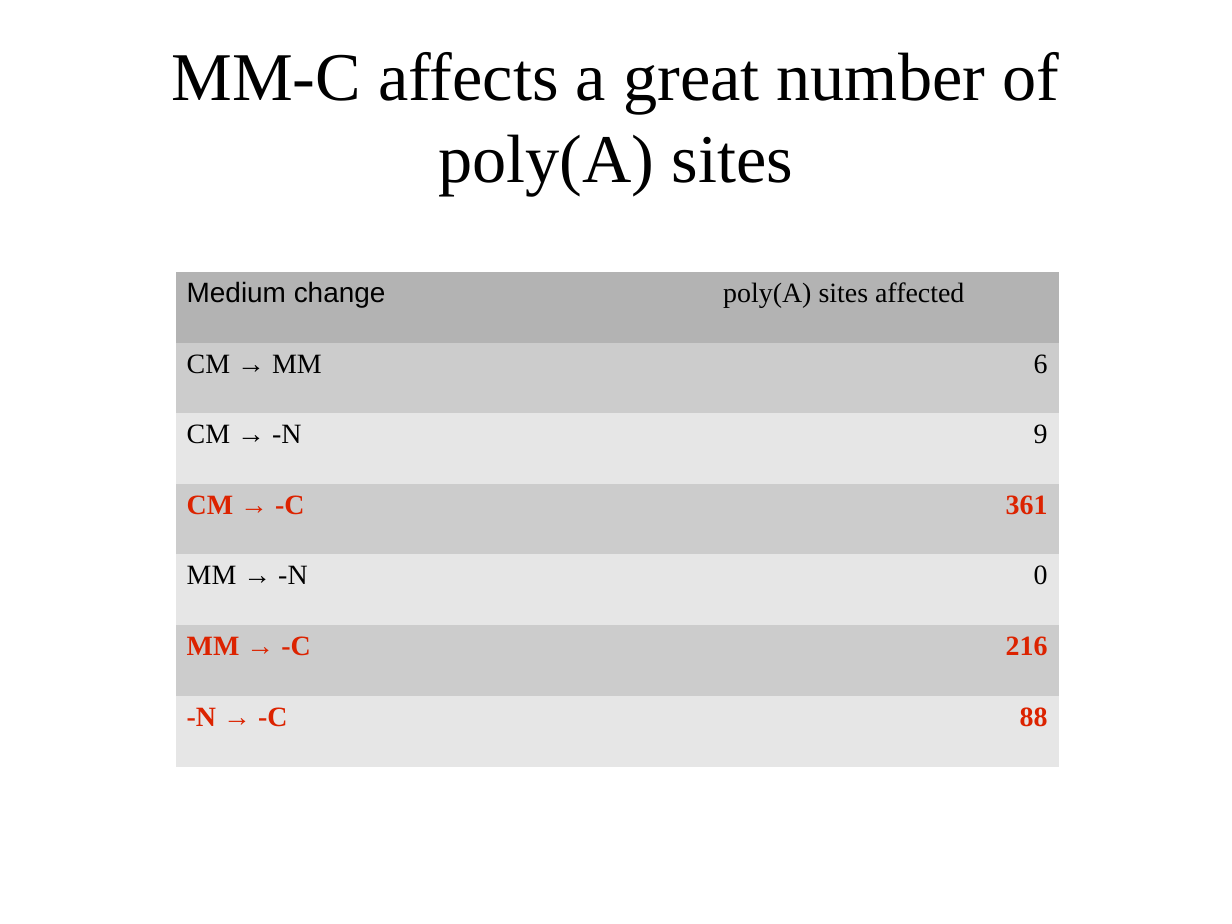
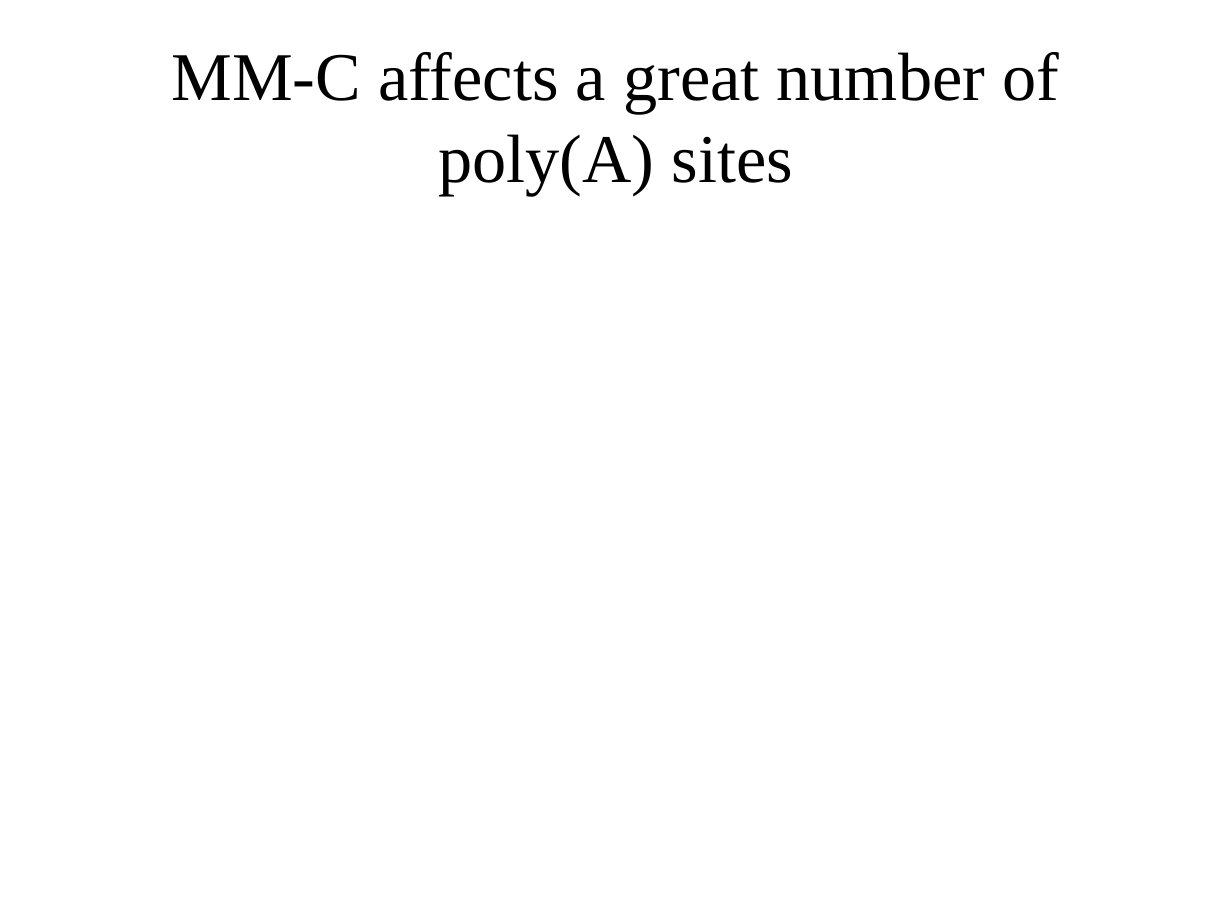
Before and after one commit to wilkinsonlab/m-oryzae-polya, a slide deck: slide 27 of doc/oryzae_presentation.odp (slide 26 before the commit). Drawn at 1232x924 pixels with LibreOffice and Linux fonts; fonts in the diff are those of the drawing. Boxes give left, top, right and bottom in pixels: in the first picture for what was removed or moved away, otherwise in the second. Text is boxed around its words. In the diff, an @@ line names an element or a change of style, - is before the commit and + after.

```diff
--- a/doc/oryzae_presentation.odp
+++ b/doc/oryzae_presentation.odp
@@ table removed at <box>176,272,1059,767</box>, 7 rows, 2 columns @@
-Medium change | poly(A) sites affected
-CM → MM | 6
-CM → -N | 9
-CM → -C | 361
-MM → -N | 0
-MM → -C | 216
--N → -C | 88
```
Also in this commit, not shown: 15 other slides changed, 3 slides added, 3 other files.
